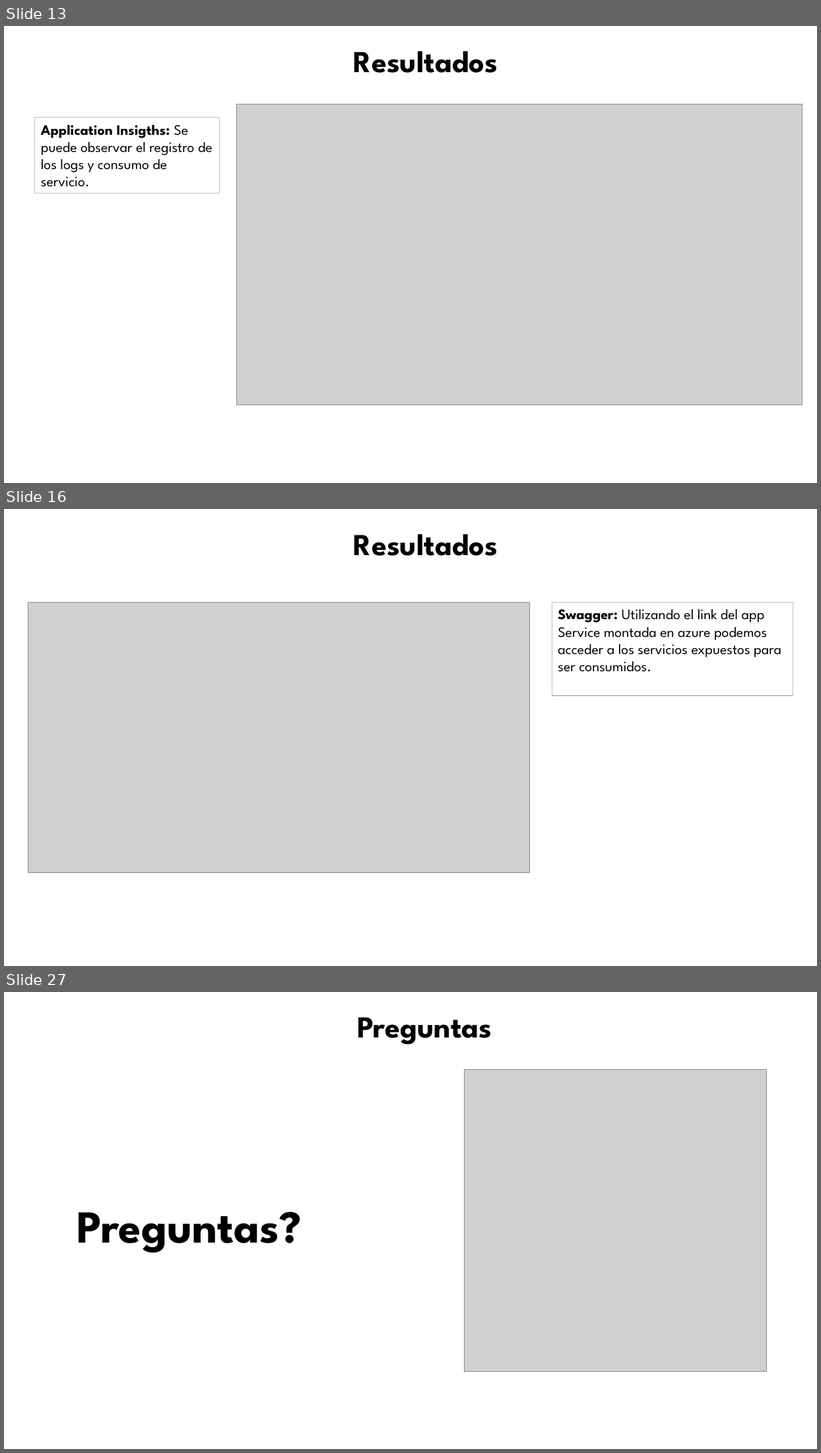
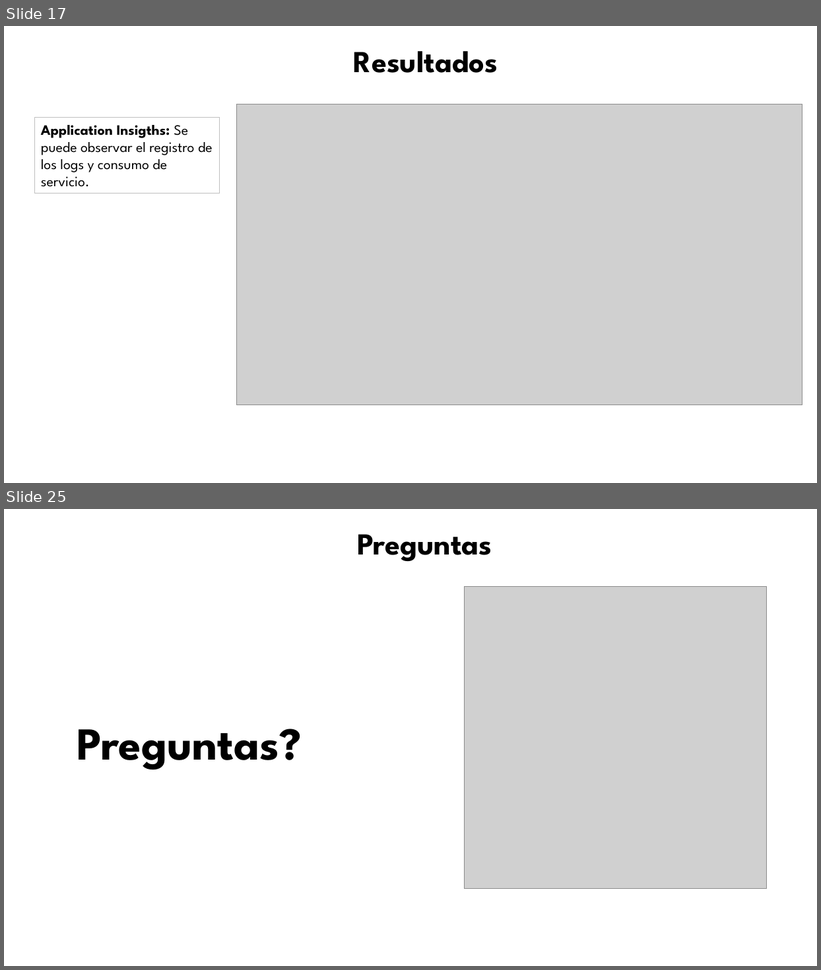
Before and after one commit to dach1996/ElectionSystem, a slide deck: Documents/Formatopresentacion UISRAEL.pptx. Shown one above the other, each under a label of ours: slides 13, 16 and 27 before the commit, slides 17 and 25 after it; the slides between them are not shown. The pictures are 821x1453 and 821x970 pixels, drawn with LibreOffice and Linux fonts; fonts in the diff are those of the drawing; grey boxes stand for pictures; background and template pictures are left out. Boxes give left, top, right and bottom in pixels: in the first picture for what was removed or moved away, otherwise in the second. Text is boxed around its words. In the diff, an @@ line names an element or a change of style, - is before the commit and + after.

```diff
--- a/Documents/Formatopresentacion UISRAEL.pptx
+++ b/Documents/Formatopresentacion UISRAEL.pptx
@@ slide 16 removed at [4, 509, 817, 966], background #FFFFFF @@
@@ text removed at [354, 534, 498, 556] @@
-Resultados
@@ picture removed at [28, 602, 529, 873] @@
@@ rectangle removed at [552, 602, 793, 696] @@
-  Swagger: Utilizando el link del app Service montada en azure podemos acceder a los servicios expuestos para ser consumidos.
@@ what was slide 13 is now slide 17 @@
@@ what was slide 27 is now slide 25 @@
```
Also in this commit, not shown: 9 slides changed, 10 slides added, 11 other slides removed, 29 other files.
